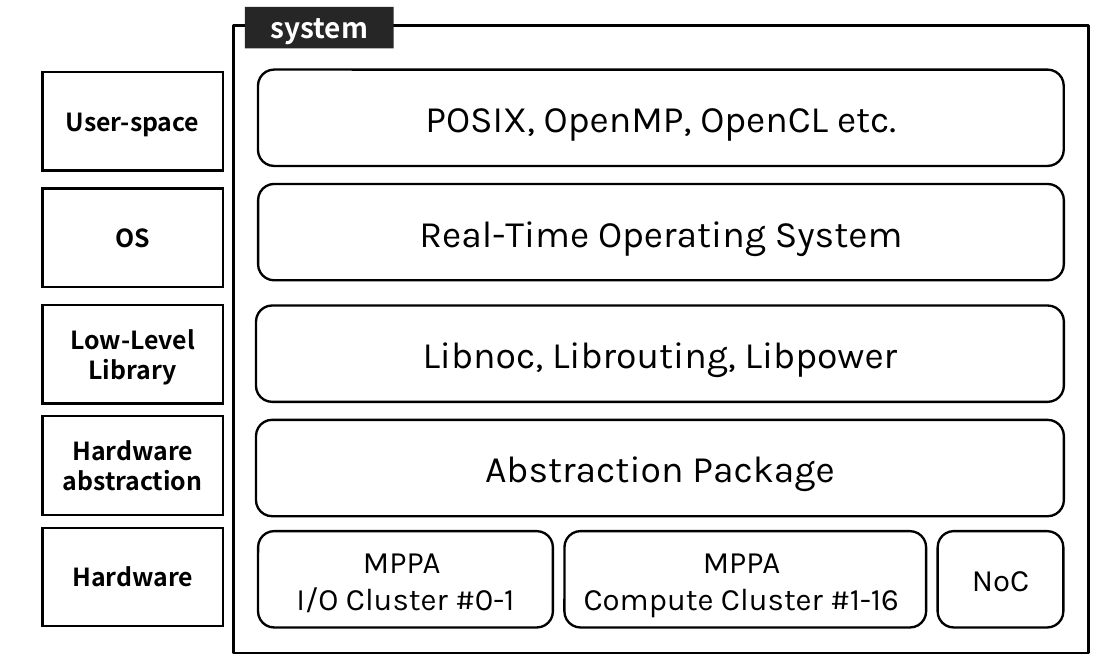
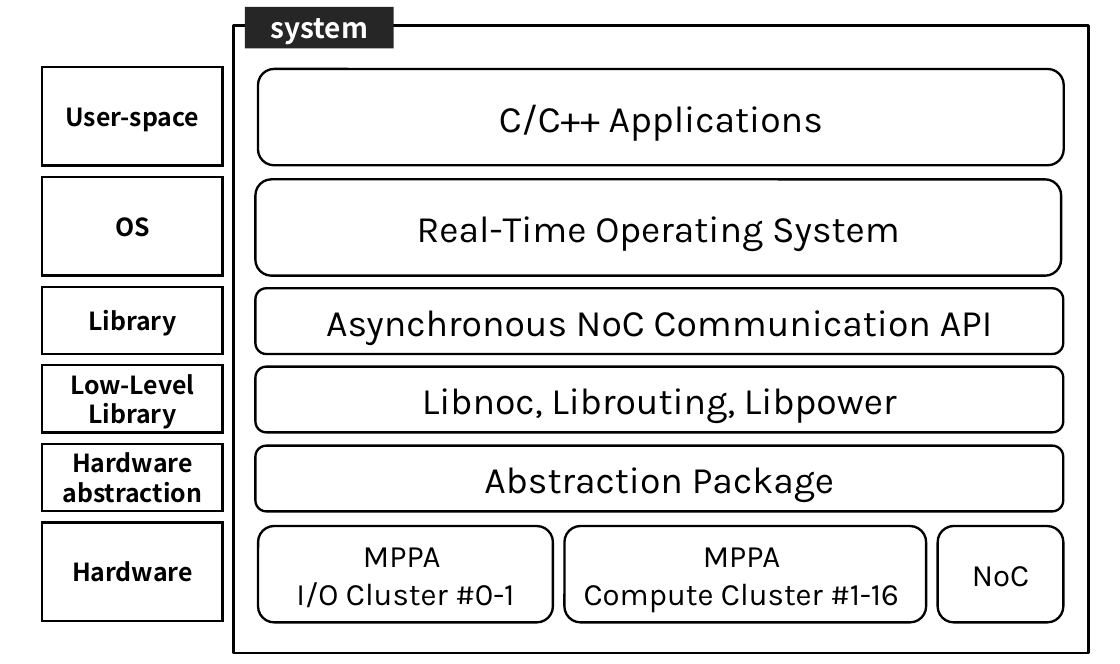
Before and after one commit to m-yuya/master_thesis, a slide deck: slide 1 of figure/softwarestack.pptx. Drawn at 1120x664 pixels with LibreOffice and Linux fonts; fonts in the diff are those of the drawing. Boxes give left, top, right and bottom in pixels: in the first picture for what was removed or moved away, otherwise in the second. Text is boxed around its words. In the diff, an @@ line names an element or a change of style, - is before the commit and + after.

Commit message:
Modify figures
- Add async  layer to software stack
- Create figure/Autoware directory

```diff
--- a/figure/softwarestack.pptx
+++ b/figure/softwarestack.pptx
@@ text in rounded rectangle at (499,104,823,141): text changed @@
-POSIX, OpenMP, OpenCL etc.
+C/C++ Applications
@@ rectangle "OS": place and size @@
-rectangle "OS" at (43,188,223,287)
+rectangle "OS" at (43,177,223,276)
@@ rounded rectangle "Real-Time Operating System": place and size @@
-rounded rectangle "Real-Time Operating System" at (258,184,1063,280)
+rounded rectangle "Real-Time Operating System" at (255,179,1061,276)
@@ rectangle "Library": place and size @@
-rectangle "Library" at (43,305,223,403)
+rectangle "Library" at (43,287,223,354)
@@ rounded rectangle added at (255,288,1063,354), fill #FFFFFF, outline #000000 1.5 pt, 24 pt, text #000000 @@
+Asynchronous NoC Communication API
@@ text in rectangle at (70,329,194,350): paragraph removed @@
-Low-Level
@@ rectangle added at (43,365,223,432), fill #FFFFFF, outline #000000 1.5 pt, 16 pt, text #000000, bold @@
+Low-Level
+Library
@@ rounded rectangle "Libnoc, Librouting, Libpower": place and size @@
-rounded rectangle "Libnoc, Librouting, Libpower" at (256,306,1064,402)
+rounded rectangle "Libnoc, Librouting, Libpower" at (255,366,1063,432)
@@ rectangle "Hardware": place and size @@
-rectangle "Hardware" at (43,416,223,514)
+rectangle "Hardware" at (43,444,223,511)
@@ rounded rectangle "Abstraction Package": place and size @@
-rounded rectangle "Abstraction Package" at (256,420,1064,516)
+rounded rectangle "Abstraction Package" at (255,446,1063,512)
@@ 3 rounded rectangles, 2 rectangles: place and size @@
-3 rounded rectangles, 2 rectangles at (43,72,1063,627)
+3 rounded rectangles, 2 rectangles at (43,67,1063,622)
```
Also in this commit, not shown: 12 other files.
